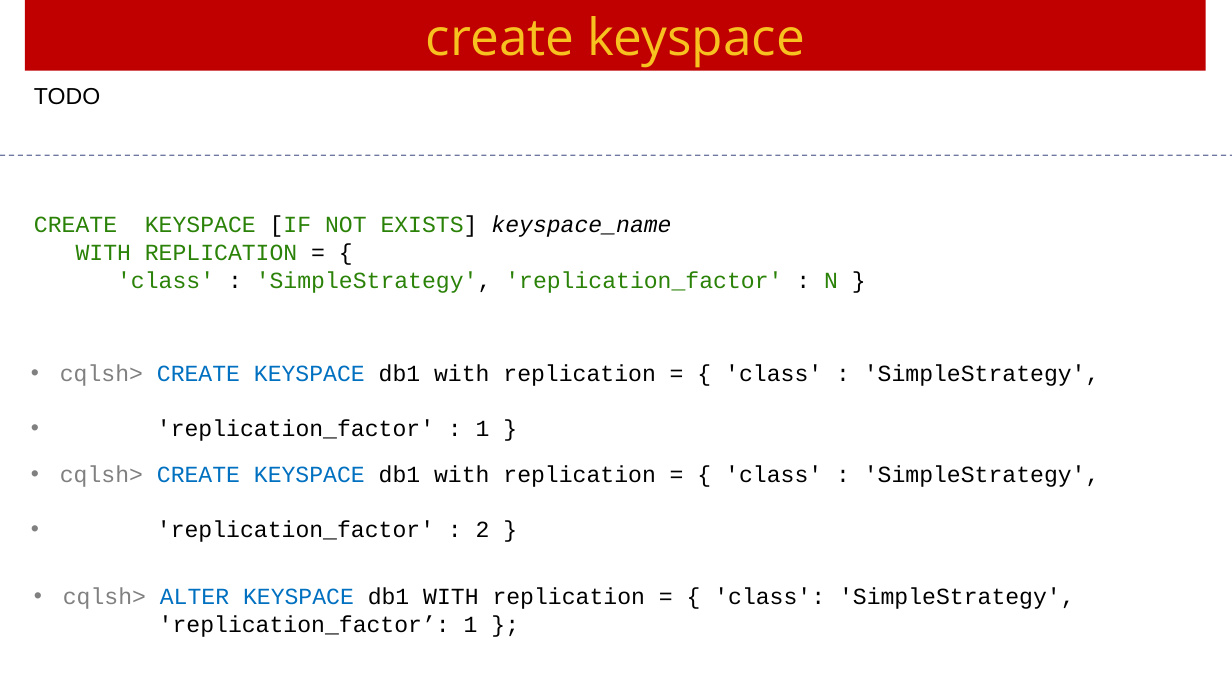
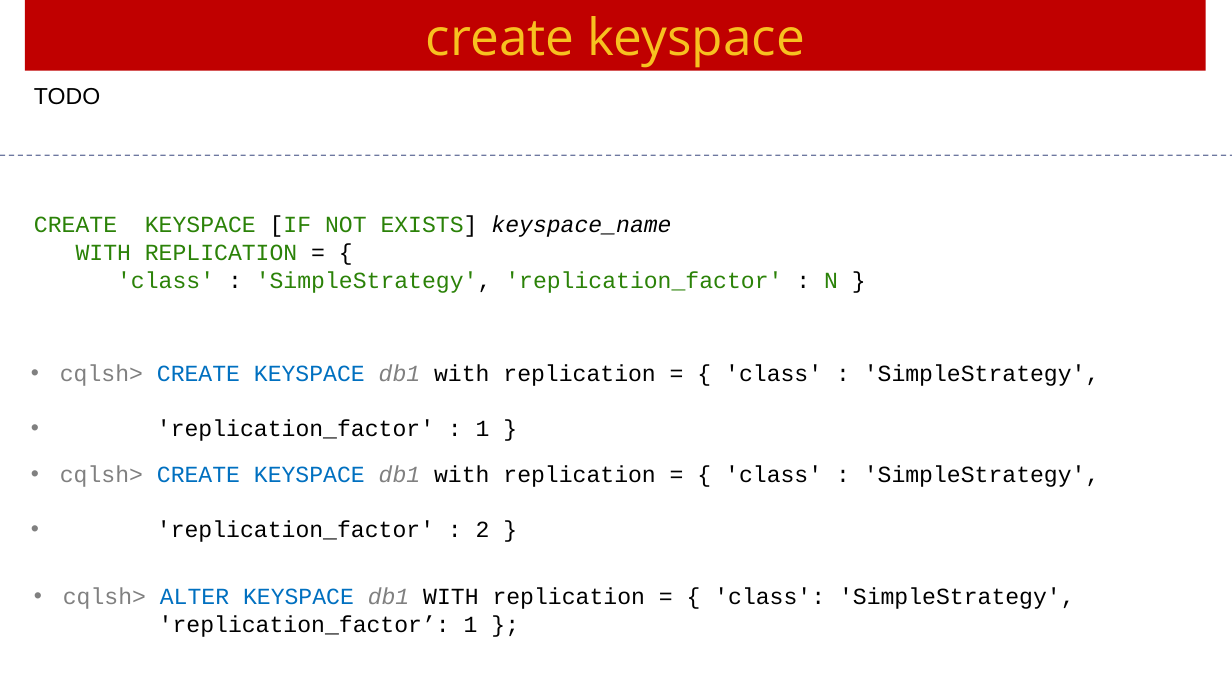
Before and after one commit to Saleel-Bagde/PPT-s, a slide deck: slide 8 of Cassandra Ver3.pptx (slide 7 before the commit). Drawn at 1232x693 pixels with LibreOffice and Linux fonts; fonts in the diff are those of the drawing. Boxes give left, top, right and bottom in pixels: in the first picture for what was removed or moved away, otherwise in the second. Text is boxed around its words. In the diff, an @@ line names an element or a change of style, - is before the commit and + after.

```diff
--- a/Cassandra Ver3.pptx
+++ b/Cassandra Ver3.pptx
@@ text at box(60, 364, 1100, 386): text colour #000000 to #808080, italic on in "db1" @@
@@ text at box(60, 465, 1100, 487): text colour #000000 to #808080, italic on in "db1" @@
@@ text at box(63, 588, 1075, 609): text colour #000000 to #808080, italic on in "db1" @@
```
Also in this commit, not shown: 7 other slides changed, 2 slides added.
